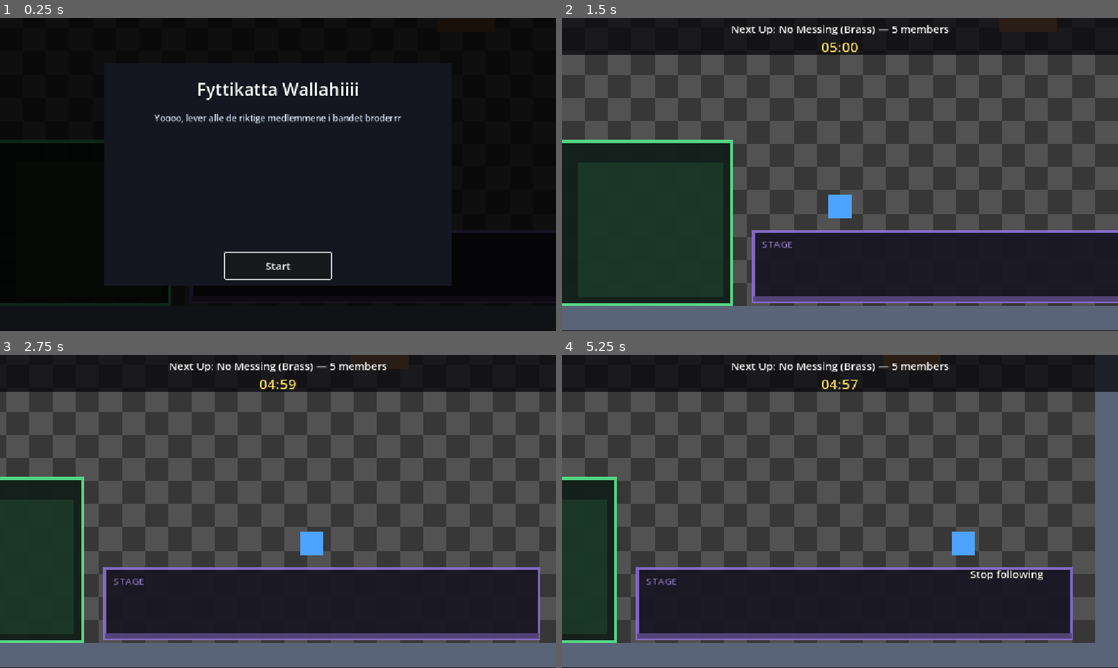
Above: before the commit, frames 1-4 (two rows, left to right).
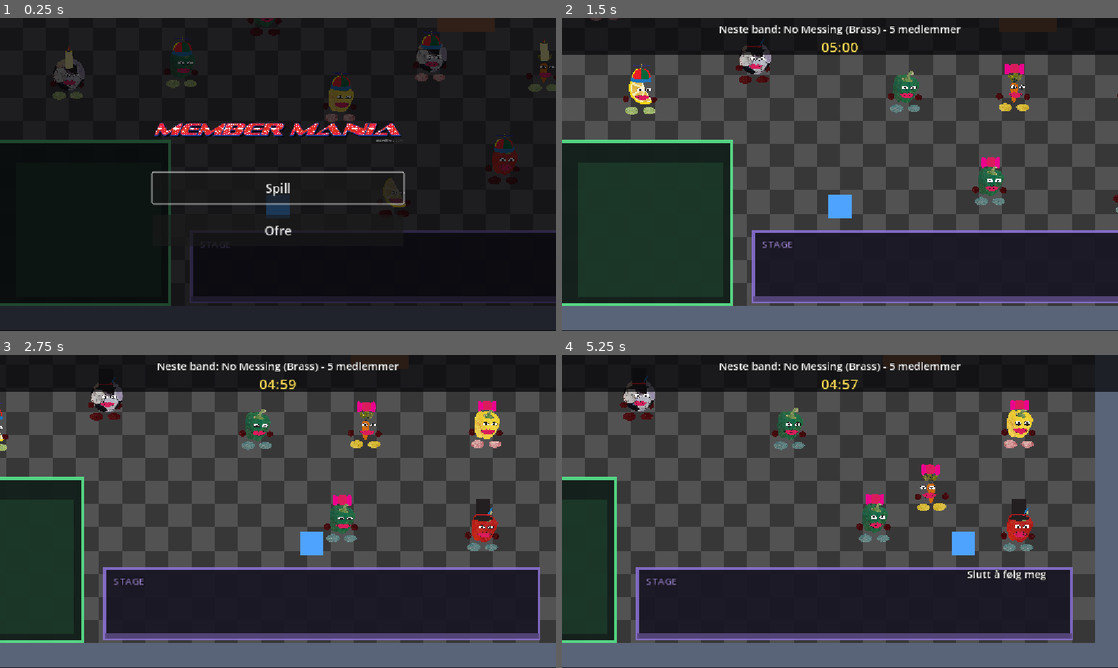
Above: after the commit, the same moments.

Repository: hexahigh/cool-game-project
Game: Godot game, scene res://scenes/main_menu.tscn
Two runs of this game, one before a commit and one after it. Both use one fixed random seed, a clock stepped at 60 frames per second and the inputs below. Before the commit the project starts from res://scenes/main.tscn.
Inputs (mouse positions are in pixels of both pictures, inside the frame that each line leads up to):
- Up to frame 1 (0.25 s): no input
- Up to frame 2 (1.5 s): click (840, 187) at 0.5 s, where only the run after the commit has a clickable "Spill"; click "Start" at 1.25 s
- Up to frame 3 (2.75 s): tap Enter at 2 s; move the mouse to (400, 495) at 2.02 s; hold D (move_right) from 2.03 s (still down); click (400, 495) at 2.17 s
- Up to frame 4 (5.25 s): release D (move_right) at 2.75 s; drag from (728, 527) to (812, 574) at 2.77 s; move the mouse to (895, 442) at 3.52 s; hold D (move_right) 3.53-4.25 s; click (895, 442) at 3.67 s; drag from (812, 574) to (673, 464) at 4.27 s; move the mouse to (1006, 558) at 5.02 s; hold A (move_left) from 5.03 s (still down); click (1006, 558) at 5.17 s

The runs differ from the first frame. In frame 1, 7.9% of the frame differs, in the area x 0-100%, y 0-92%; in frame 2, 3.1%; in frame 3, 3.6%; in frame 4, 3.8%.

Commit message:
add main menu and credits

Diff:
--- a/project.godot
+++ b/project.godot
@@ -11,13 +11,14 @@
 [application]
 
 config/name="Cool Game Project"
-run/main_scene="res://scenes/main.tscn"
+run/main_scene="res://scenes/main_menu.tscn"
 config/features=PackedStringArray("4.7", "Mobile")
 config/icon="res://icon.svg"
 
 [autoload]
 
 _mcp_game_helper="*res://addons/godot_ai/runtime/game_helper.gd"
+AudioManager="*res://scripts/audio_manager.gd"
 
 [display]
 
--- /dev/null
+++ b/scenes/credits.tscn
@@ -0,0 +1,12 @@
+[gd_scene load_steps=2 format=3]
+
+[ext_resource type="Script" uid="uid://bklunx2u35u22" path="res://scripts/credits.gd" id="1_credits"]
+
+[node name="Credits" type="Control"]
+layout_mode = 3
+anchors_preset = 15
+anchor_right = 1.0
+anchor_bottom = 1.0
+grow_horizontal = 2
+grow_vertical = 2
+script = ExtResource("1_credits")
--- a/scenes/main.tscn
+++ b/scenes/main.tscn
@@ -188,7 +188,7 @@
 theme_override_colors/font_outline_color = Color(0, 0, 0, 1)
 theme_override_constants/outline_size = 5
 theme_override_font_sizes/font_size = 22
-text = "Follow me"
+text = "Følg meg"
 horizontal_alignment = 1
 
 [node name="HUD" type="CanvasLayer" parent="." unique_id=1421596658]
--- /dev/null
+++ b/scenes/main_menu.tscn
@@ -0,0 +1,12 @@
+[gd_scene load_steps=2 format=3]
+
+[ext_resource type="Script" uid="uid://bg3k3iodyhx3x" path="res://scripts/main_menu.gd" id="1_menu"]
+
+[node name="MainMenu" type="Control"]
+layout_mode = 3
+anchors_preset = 15
+anchor_right = 1.0
+anchor_bottom = 1.0
+grow_horizontal = 2
+grow_vertical = 2
+script = ExtResource("1_menu")
--- /dev/null
+++ b/scripts/audio_manager.gd
@@ -0,0 +1,90 @@
+extends Node
+
+## Persistent menu music and UI sounds. Lives across scene changes so the menu
+## track keeps playing from the main menu into the game's intro screen.
+
+const MENU_MUSIC := preload("res://assets/music/main-menu.ogg")
+const SELECT_SFX := preload("res://assets/sounds/select.wav")
+
+const SILENCE_DB := -80.0
+const SELECT_PLAYER_COUNT := 3
+
+var _music: AudioStreamPlayer
+var _music_tween: Tween
+var _select_players: Array[AudioStreamPlayer] = []
+var _select_index := 0
+
+
+func _ready() -> void:
+	process_mode = Node.PROCESS_MODE_ALWAYS
+
+	var music_stream := MENU_MUSIC as AudioStreamOggVorbis
+	if music_stream != null:
+		music_stream.loop = true
+
+	_music = AudioStreamPlayer.new()
+	_music.name = "MenuMusic"
+	_music.stream = MENU_MUSIC
+	add_child(_music)
+
+	for i in SELECT_PLAYER_COUNT:
+		var player := AudioStreamPlayer.new()
+		player.name = "Select%d" % (i + 1)
+		player.stream = SELECT_SFX
+		add_child(player)
+		_select_players.append(player)
+
+	_music.play()
+
+
+func _stop_all() -> void:
+	if _music != null:
+		_music.stop()
+		_music.stream = null
+
+	for player in _select_players:
+		player.stop()
+		player.stream = null
+
+
+func _exit_tree() -> void:
+	if is_instance_valid(_music_tween):
+		_music_tween.kill()
+		_music_tween = null
+
+	_stop_all()
+
+
+## Start (or resume at full volume) the looping menu track.
+func play_menu_music() -> void:
+	if is_instance_valid(_music_tween):
+		_music_tween.kill()
+	_music_tween = null
+
+	if not _music.playing:
+		_music.play()
+	_music.volume_db = 0.0
+
+
+## Smoothly fade the menu track out, then stop it.
+func fade_out_menu_music(duration: float = 2.0) -> void:
+	if not _music.playing:
+		return
+
+	if is_instance_valid(_music_tween):
+		_music_tween.kill()
+
+	_music_tween = create_tween()
+	_music_tween.set_trans(Tween.TRANS_SINE).set_ease(Tween.EASE_IN_OUT)
+	_music_tween.tween_property(_music, "volume_db", SILENCE_DB, maxf(duration, 0.01))
+	_music_tween.tween_callback(_music.stop)
+
+
+## Play the menu button hover sound.
+func play_select() -> void:
+	if _select_players.is_empty():
+		return
+
+	var player := _select_players[_select_index]
+	_select_index = (_select_index + 1) % _select_players.size()
+	player.play()
--- a/scripts/band_member.gd
+++ b/scripts/band_member.gd
@@ -54,6 +54,7 @@
 var _target_position := Vector2.ZERO
 var _has_target := false
 var _mix_gain := 1.0
+var _start_fade := 1.0
 var _isolation_gain := 1.0
 var _isolation_target := 1.0
 var _isolation_bus := ""
@@ -116,6 +117,10 @@
 	else:
 		_accessory.visible = false
 
+	# The visual starts scaled to nothing so unconfigured members never flash;
+	# reveal it now so every member appears at the same time.
+	_visual.scale = Vector2(float(_facing), 1.0)
+
 	# One character can play several stems (e.g. kick + snare).
 	for i in range(1, _audios.size()):
 		_audios[i].queue_free()
@@ -211,6 +216,12 @@
 	_mix_gain = gain
 
 
+## 0 = silent, 1 = full mix. Used to fade the band in when the game starts.
+func set_start_fade(gain: float) -> void:
+	_start_fade = clampf(gain, 0.0, 1.0)
+	_update_volume()
+
+
 func set_isolation_gain(gain: float) -> void:
 	_isolation_target = clampf(gain, 0.0, 1.0)
 
@@ -324,7 +335,8 @@
 	# Crossfade from the room mix heard when the band set off into the muffled
 	# stage mix, so neither the volume change nor the filtering snaps in.
 	var start_volume := _stage_start_volume if _stage_transitioning else _live_volume()
-	var volume := lerpf(start_volume, stage_volume, blend)
+	var fade_db := linear_to_db(maxf(_start_fade, 0.0001))
+	var volume := clampf(lerpf(start_volume, stage_volume, blend) + fade_db, -80.0, 6.0)
 
 	for player in _audios:
 		player.volume_db = volume
--- /dev/null
+++ b/scripts/credits.gd
@@ -0,0 +1,117 @@
+extends Control
+
+## Credits screen: the game world behind a dark overlay, an animated logo, a
+## text block to fill in later, and a Back button.
+
+const MENU_SCENE := "res://scenes/main_menu.tscn"
+const GAME_SCENE := "res://scenes/main.tscn"
+
+const OVERLAY_COLOR := Color(0.02, 0.02, 0.03, 0.68)
+
+
+func _ready() -> void:
+	process_mode = Node.PROCESS_MODE_ALWAYS
+	mouse_filter = Control.MOUSE_FILTER_IGNORE
+	AudioManager.play_menu_music()
+	_add_game_background()
+	_build_ui()
+
+
+## Show the real game world behind the credits UI.
+func _add_game_background() -> void:
+	var preview: Node = load(GAME_SCENE).instantiate()
+	preview.name = "GamePreview"
+	preview.set_meta("menu_preview", true)
+	add_child(preview)
+	move_child(preview, 0)
+
+
+func _build_ui() -> void:
+	var ui_layer := CanvasLayer.new()
+	ui_layer.name = "MenuUI"
+	ui_layer.layer = 100
+	add_child(ui_layer)
+
+	var overlay := ColorRect.new()
+	overlay.name = "Overlay"
+	overlay.color = OVERLAY_COLOR
+	overlay.mouse_filter = Control.MOUSE_FILTER_IGNORE
+	ui_layer.add_child(overlay)
+	overlay.set_anchors_and_offsets_preset(Control.PRESET_FULL_RECT)
+
+	var logo := TextureRect.new()
+	logo.name = "Logo"
+	logo.anchor_left = 0.5
+	logo.anchor_right = 0.5
+	logo.offset_left = -360.0
+	logo.offset_right = 360.0
+	logo.offset_top = 24.0
+	logo.offset_bottom = 124.0
+	logo.expand_mode = TextureRect.EXPAND_IGNORE_SIZE
+	logo.stretch_mode = TextureRect.STRETCH_KEEP_ASPECT_CENTERED
+	logo.mouse_filter = Control.MOUSE_FILTER_IGNORE
+	logo.texture = LogoTexture.create()
+	ui_layer.add_child(logo)
+
+	# No ScrollContainer: the text gets the whole area between the logo and
+	# the Back button.
+	var credits := RichTextLabel.new()
+	credits.name = "CreditsText"
+	credits.anchor_left = 0.08
+	credits.anchor_right = 0.92
+	credits.anchor_top = 0.0
+	credits.anchor_bottom = 1.0
+	credits.offset_top = 140.0
+	credits.offset_bottom = -96.0
+	credits.bbcode_enabled = true
+	credits.fit_content = false
+	credits.scroll_active = false
+	credits.autowrap_mode = TextServer.AUTOWRAP_WORD_SMART
+	credits.text = """
+Utviklet for Gamejam UNG 2026 av:
+[ul]
+Simon Bråten
+itsneruta
+Alisa Volik Fimland
+Oliver Andreas Thunæs
+[/ul]
+
+Og en spesiell takk til:
+[ul]
+Aksel Bråten
+LEIK
+KRED
+E6 medieverksted
+Blålange
+[/ul]
+	"""
+	ui_layer.add_child(credits)
+
+	var back_button := _make_button("Tilbake")
+	back_button.name = "Back"
+	back_button.custom_minimum_size = Vector2(240, 56)
+	back_button.anchor_left = 0.5
+	back_button.anchor_right = 0.5
+	back_button.anchor_top = 1.0
+	back_button.anchor_bottom = 1.0
+	back_button.offset_left = -120.0
+	back_button.offset_right = 120.0
+	back_button.offset_top = -84.0
+	back_button.offset_bottom = -28.0
+	back_button.pressed.connect(_on_back_pressed)
+	ui_layer.add_child(back_button)
+
+	back_button.grab_focus()
+
+
+func _make_button(text: String) -> Button:
+	var button := Button.new()
+	button.text = text
+	button.custom_minimum_size = Vector2(520, 64)
+	button.add_theme_font_size_override("font_size", 26)
+	button.mouse_entered.connect(AudioManager.play_select)
+	return button
+
+
+func _on_back_pressed() -> void:
+	get_tree().change_scene_to_file(MENU_SCENE)
--- a/scripts/game_manager.gd
+++ b/scripts/game_manager.gd
@@ -58,6 +58,8 @@
 	"res://assets/sprites/bodies/lemon.png",
 	"res://assets/sprites/bodies/red_pepper.png",
 	"res://assets/sprites/bodies/yellow_pepper.png",
+	"res://assets/sprites/bodies/apricot.png",
+	"res://assets/sprites/bodies/carrot.png",
 ]
 const ACCESSORY_PATHS := [
 	"res://assets/sprites/accessories/top_hat.png",
@@ -83,6 +85,8 @@
 @export var walk_seconds: float = 1.6
 ## How long the stage volume drop and low-pass sweep take while a band walks on.
 @export var stage_audio_fade_seconds: float = 1.6
+## Menu music fades out and the band mix fades in over this long at game start.
+@export var band_fade_in_seconds: float = 2.0
 @export var min_character_distance: float = 130.0
 @export var isolate_radius: float = 45.0
 @export var duck_gain: float = 0.22
@@ -104,6 +108,8 @@
 var _last_shown_second := -1
 var _stage_band_members: Array = []
 var _stage_row := 0
+var _band_fade := 1.0
+var _band_fading := false
 
 var _player: Node2D
 var _area: Node
@@ -116,6 +122,8 @@
 	process_mode = Node.PROCESS_MODE_ALWAYS
 	await get_tree().process_frame
 
+	var menu_preview := get_parent().has_meta("menu_preview")
+
 	_player = get_tree().get_first_node_in_group("player")
 	_area = get_parent().get_node("CollectionArea")
 	_hud = get_parent().get_node("HUD")
@@ -123,16 +131,37 @@
 	_characters_root = get_parent().get_node("Characters")
 
 	_ensure_muffle_buses()
+	AudioManager.play_menu_music()
 	_hud.start_pressed.connect(_on_start)
 	_hud.restart_pressed.connect(_on_restart)
 	_area.band_complete.connect(_on_band_complete)
 
 	_build_roster()
+
+	if menu_preview:
+		_enter_menu_preview()
+		return
+
 	_hud.show_intro()
 	get_tree().paused = true
 
 
+## Keep the world idle and silent behind the main menu / credits screen.
+func _enter_menu_preview() -> void:
+	_hud.visible = false
+
+	var ui := get_parent().get_node_or_null("UI")
+	if ui != null:
+		ui.visible = false
+		ui.process_mode = Node.PROCESS_MODE_DISABLED
+
+	if _player != null:
+		_player.set_physics_process(false)
+
+
 func _process(delta: float) -> void:
+	_update_band_fade_in(delta)
+
 	if state != State.PLAYING:
 		return
 
@@ -145,6 +174,18 @@
 
 	if Global.time_left <= 0.0:
 		_game_over()
+
+
+func _update_band_fade_in(delta: float) -> void:
+	if not _band_fading:
+		return
+
+	_band_fade = minf(_band_fade + delta / maxf(band_fade_in_seconds, 0.01), 1.0)
+	for character in _characters:
+		character.set_start_fade(_band_fade)
+
+	if _band_fade >= 1.0:
+		_band_fading = false
 
 
 ## Keep the character nearest the player audible while every other
@@ -374,7 +415,11 @@
 	get_tree().paused = false
 	_hud.hide_overlays()
 	for character in _characters:
+		character.set_start_fade(0.0)
 		character.start_audio()
+	_band_fade = 0.0
+	_band_fading = true
+	AudioManager.fade_out_menu_music(band_fade_in_seconds)
 	_round_index = 0
 	_start_round()
 
--- a/scripts/hud.gd
+++ b/scripts/hud.gd
@@ -126,6 +126,7 @@
 	button.position = Vector2(250, 392)
 	button.size = Vector2(220, 54)
 	button.add_theme_font_size_override("font_size", 22)
+	button.mouse_entered.connect(AudioManager.play_select)
 	panel.add_child(button)
 
 	if is_start:
@@ -150,7 +151,7 @@
 
 
 func set_band(band_name: String, genre: String, member_count: int) -> void:
-	_band_label.text = "Next Up: %s (%s) — %d members" % [band_name, genre, member_count]
+	_band_label.text = "Neste band: %s (%s) - %d medlemmer" % [band_name, genre, member_count]
 
 
 func set_timer(seconds: float) -> void:
@@ -161,8 +162,8 @@
 
 
 func show_game_over() -> void:
-	_end_title.text = "TIME'S UP"
-	_end_message.text = "The band was not delivered in time."
+	_end_title.text = "TIDEN ER UTE"
+	_end_message.text = "Bandet ble ikke klare i tide."
 	_intro.visible = false
 	_end.visible = true
 	_top_bar.visible = false
@@ -170,8 +171,8 @@
 
 
 func show_victory() -> void:
-	_end_title.text = "ALL BANDS COLLECTED"
-	_end_message.text = "Every band made it to the stage. Great work!"
+	_end_title.text = "ALLE BAND BLE SAMLET"
+	_end_message.text = "Alle bandene kom seg på scenen. Bra jobba!"
 	_intro.visible = false
 	_end.visible = true
 	_top_bar.visible = false
--- /dev/null
+++ b/scripts/logo_texture.gd
@@ -0,0 +1,28 @@
+class_name LogoTexture
+extends RefCounted
+
+## Godot's image importer only reads the first frame of a GIF, so the logo GIF
+## was baked into a horizontal 3-frame sprite sheet. This rebuilds it as an
+## animated texture for the menus.
+
+const SHEET: Texture2D = preload("res://assets/logo-text-thing-sheet.png")
+const FRAME_WIDTH := 923
+const FRAME_COUNT := 3
+const FRAME_SECONDS := 0.15
+
+
+static func create() -> AnimatedTexture:
+	var texture := AnimatedTexture.new()
+	texture.frames = FRAME_COUNT
+
+	# Crop from the sheet instead of using AtlasTextures: AnimatedTexture does
+	# not crop AtlasTexture frames when rendering.
+	var sheet_image := SHEET.get_image()
+	var frame_height := sheet_image.get_height()
+	for i in FRAME_COUNT:
+		var region := Rect2i(i * FRAME_WIDTH, 0, FRAME_WIDTH, frame_height)
+		var frame := ImageTexture.create_from_image(sheet_image.get_region(region))
+		texture.set_frame_texture(i, frame)
+		texture.set_frame_duration(i, FRAME_SECONDS)
+
+	return texture
--- /dev/null
+++ b/scripts/main_menu.gd
@@ -0,0 +1,92 @@
+extends Control
+
+## Main menu: the game world behind a dark overlay, an animated logo, and
+## Play / Credits buttons.
+
+const GAME_SCENE := "res://scenes/main.tscn"
+const CREDITS_SCENE := "res://scenes/credits.tscn"
+
+const OVERLAY_COLOR := Color(0.02, 0.02, 0.03, 0.68)
+
+
+func _ready() -> void:
+	process_mode = Node.PROCESS_MODE_ALWAYS
+	mouse_filter = Control.MOUSE_FILTER_IGNORE
+	AudioManager.play_menu_music()
+	_add_game_background()
+	_build_ui()
+
+
+## Show the real game world behind the menu UI.
+func _add_game_background() -> void:
+	var preview: Node = load(GAME_SCENE).instantiate()
+	preview.name = "GamePreview"
+	preview.set_meta("menu_preview", true)
+	add_child(preview)
+	move_child(preview, 0)
+
+
+func _build_ui() -> void:
+	var ui_layer := CanvasLayer.new()
+	ui_layer.name = "MenuUI"
+	ui_layer.layer = 100
+	add_child(ui_layer)
+
+	var overlay := ColorRect.new()
+	overlay.name = "Overlay"
+	overlay.color = OVERLAY_COLOR
+	overlay.mouse_filter = Control.MOUSE_FILTER_IGNORE
+	ui_layer.add_child(overlay)
+	overlay.set_anchors_and_offsets_preset(Control.PRESET_FULL_RECT)
+
+	var center := VBoxContainer.new()
+	center.name = "Center"
+	center.alignment = BoxContainer.ALIGNMENT_CENTER
+	center.add_theme_constant_override("separation", 24)
+	center.anchor_left = 0.5
+	center.anchor_right = 0.5
+	center.anchor_top = 0.5
+	center.anchor_bottom = 0.5
+	center.offset_left = -260.0
+	center.offset_right = 260.0
+	center.offset_top = -220.0
+	center.offset_bottom = 220.0
+	ui_layer.add_child(center)
+
+	var logo := TextureRect.new()
+	logo.name = "Logo"
+	logo.custom_minimum_size = Vector2(520, 120)
+	logo.expand_mode = TextureRect.EXPAND_IGNORE_SIZE
+	logo.stretch_mode = TextureRect.STRETCH_KEEP_ASPECT_CENTERED
+	logo.mouse_filter = Control.MOUSE_FILTER_IGNORE
+	logo.texture = LogoTexture.create()
+	center.add_child(logo)
+
+	var play_button := _make_button("Spill")
+	play_button.name = "Play"
+	play_button.pressed.connect(_on_play_pressed)
+	center.add_child(play_button)
+
+	var credits_button := _make_button("Ofre")
+	credits_button.name = "Credits"
+	credits_button.pressed.connect(_on_credits_pressed)
+	center.add_child(credits_button)
+
+	play_button.grab_focus()
+
+
+func _make_button(text: String) -> Button:
+	var button := Button.new()
+	button.text = text
+	button.custom_minimum_size = Vector2(520, 64)
+	button.add_theme_font_size_override("font_size", 26)
+	button.mouse_entered.connect(AudioManager.play_select)
+	return button
+
+
+func _on_play_pressed() -> void:
+	get_tree().change_scene_to_file(GAME_SCENE)
+
+
+func _on_credits_pressed() -> void:
+	get_tree().change_scene_to_file(CREDITS_SCENE)
--- a/scripts/stem_interaction.gd
+++ b/scripts/stem_interaction.gd
@@ -32,7 +32,7 @@
 		_tooltip.visible = false
 		return
 
-	_tooltip.text = "Stop following" if _hovered.is_following() else "Follow me"
+	_tooltip.text = "Slutt å følg meg" if _hovered.is_following() else "Følg meg"
 	_place_tooltip(_mouse_position)
 	_tooltip.visible = true
 
@@ -49,7 +49,7 @@
 
 	target.toggle_follow()
 	_hovered = target
-	_tooltip.text = "Stop following" if target.is_following() else "Follow me"
+	_tooltip.text = "Slutt å følg meg" if target.is_following() else "Følg meg"
 	_place_tooltip(event.position)
 	_tooltip.visible = true
 	get_viewport().set_input_as_handled()
Binary file added: assets/logo-text-thing-sheet.png
Not shown, added: assets/logo-text-thing-sheet.png.import
Binary file added: assets/logo-text-thing.gif
Not shown, changed: assets/music/main-menu.ogg.import
Not shown, added: scripts/audio_manager.gd.uid
Not shown, added: scripts/credits.gd.uid
Not shown, added: scripts/logo_texture.gd.uid
Not shown, added: scripts/main_menu.gd.uid
